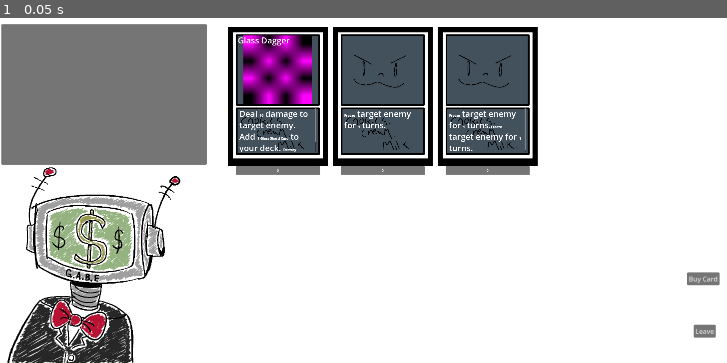
Above: before the commit, frame 1.
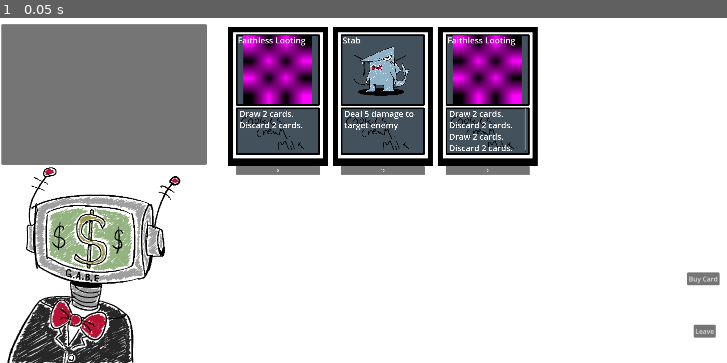
Above: after the commit, the same moment.

Repository: nonagaga/MJ193
Game: Godot game, scene res://UI/Shop/Shop UI.tscn
Same seed, same stepped clock (60 frames per second), same inputs: the game is played once before the commit and once after it. This scene is started directly instead of the project's main scene. Sound files missing from this copy of the repository are replaced by a short silence.
Inputs:
- Up to frame 1 (0.05 s): no input

The runs differ from the first frame. In frame 1, 3.3% of the frame differs, in the area x 32-72%, y 4-45%.

Commit message:
updated shop ui

Diff:
--- a/UI/Shop/Shop UI.tscn
+++ b/UI/Shop/Shop UI.tscn
@@ -7,7 +7,6 @@
 [ext_resource type="Resource" uid="uid://dxtxxly6vbto3" path="res://Cards/FaithlessLooting.tres" id="5_e6pne"]
 [ext_resource type="Resource" uid="uid://c0b3rwaho0s1r" path="res://Cards/GlassDagger.tres" id="5_ut1vs"]
 [ext_resource type="Resource" uid="uid://dya6axv6ovy6i" path="res://Cards/Snowball.tres" id="6_4w3dd"]
-[ext_resource type="Resource" uid="uid://be62oioos54j7" path="res://Cards/GlassShard.tres" id="6_no8ak"]
 [ext_resource type="Resource" uid="uid://cfwbtegsgysth" path="res://Cards/Kneecap.tres" id="7_ywfqb"]
 [ext_resource type="Resource" uid="uid://87kgyaemmdqe" path="res://Cards/StabCard.tres" id="9_hrdqk"]
 [ext_resource type="Resource" uid="uid://cbo21pu0adocn" path="res://Cards/Zap.tres" id="10_0h5cs"]
@@ -20,7 +19,7 @@
 grow_horizontal = 2
 grow_vertical = 2
 script = ExtResource("1_ms080")
-shop_deck = Array[ExtResource("2_h84ll")]([ExtResource("4_vxfwk"), ExtResource("5_e6pne"), ExtResource("5_ut1vs"), ExtResource("6_no8ak"), ExtResource("7_ywfqb"), ExtResource("6_4w3dd"), ExtResource("9_hrdqk"), ExtResource("10_0h5cs")])
+shop_deck = Array[ExtResource("2_h84ll")]([ExtResource("4_vxfwk"), ExtResource("5_e6pne"), ExtResource("5_ut1vs"), ExtResource("7_ywfqb"), ExtResource("6_4w3dd"), ExtResource("9_hrdqk"), ExtResource("10_0h5cs")])
 buy_button = NodePath("VBoxContainer/Buy")
 
 [node name="ColorRect" type="ColorRect" parent="."]
--- a/UI/Shop/shop_ui.gd
+++ b/UI/Shop/shop_ui.gd
@@ -30,12 +30,14 @@
 		current_sel = ui
 	else:
 		current_sel = null
+		not_enough_money()
 
 func _on_card_buy(ui:CardUI):
 	current_sel = null
 	Globals.deck.append(buy_slots[ui])
 	buy_slots.erase(ui)
 	ui.queue_free()
+	card_bought()
 	add_new_card()
 
 func fill_shop():
@@ -55,3 +57,9 @@
 	new_card_instance.selected.connect(card_selected.bind(new_card_instance))
 	new_card_instance.custom_minimum_size.x = 500
 	return new_card_instance
+
+func card_bought():
+	$PanelContainer/RichTextLabel.text = "Thank you for your purchase"
+
+func not_enough_money():
+	$PanelContainer/RichTextLabel.text = "Uh you need more cash for that."
--- a/globals.gd
+++ b/globals.gd
@@ -4,7 +4,7 @@
 @export var maxDeckSize:int = 21
 @export var deck:Array[CardDataClass]
 @export var discard:Array[CardDataClass]
-var money:int = 100
+var money:int = 0
 var hand:Array[CardDataClass]
 var gameManager
 var scene_manager : SceneManager
Not shown: 1 places in UI/Shop/Shop UI.tscn that only renumber resources
